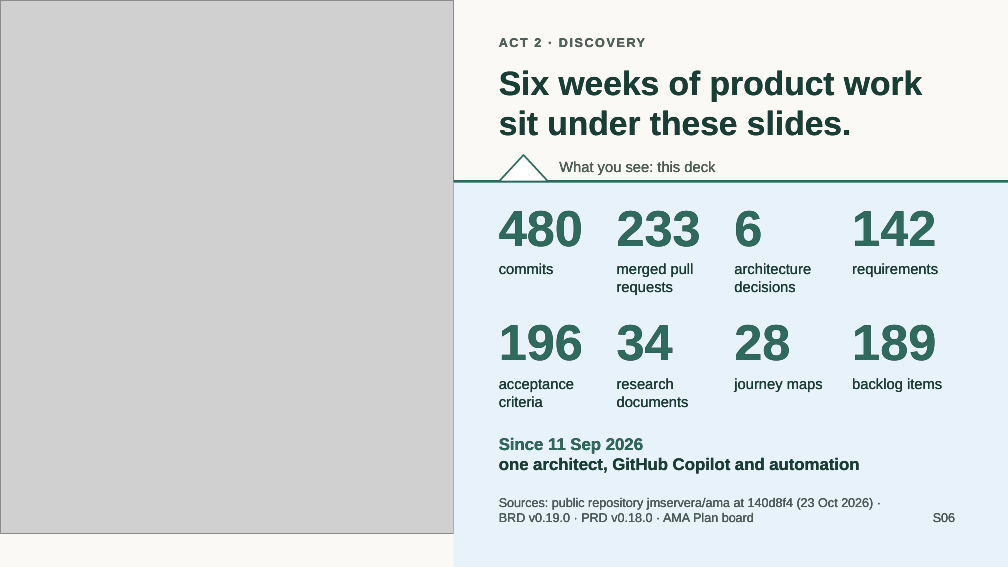
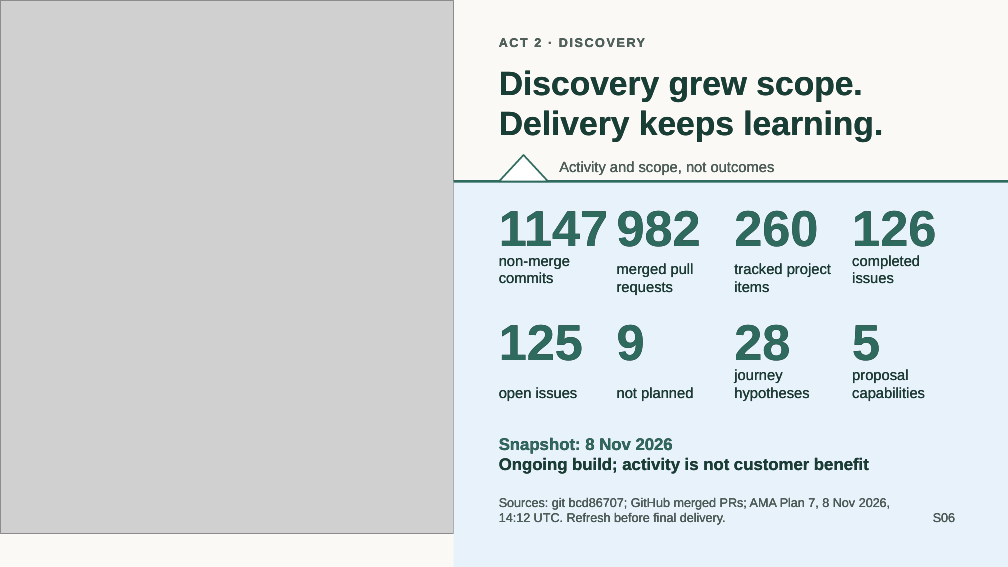
Before and after one commit to jmservera/ama, a slide deck: slide 7 of docs/capstone/deck/zava-forward-cowork-v2-draft.pptx. Drawn at 1008x567 pixels with LibreOffice and Linux fonts; fonts in the diff are those of the drawing; grey boxes stand for pictures. Boxes give left, top, right and bottom in pixels: in the first picture for what was removed or moved away, otherwise in the second. Text is boxed around its words. In the diff, an @@ line names an element or a change of style, - is before the commit and + after.

```diff
--- a/docs/capstone/deck/zava-forward-cowork-v2-draft.pptx
+++ b/docs/capstone/deck/zava-forward-cowork-v2-draft.pptx
@@ text at box(499, 70, 883, 142): text changed @@
-Six weeks of product work
-sit under these slides.
+Discovery grew scope.
+Delivery keeps learning.
@@ text at box(559, 161, 775, 175): text changed @@
-What you see: this deck
+Activity and scope, not outcomes
@@ text at box(499, 211, 608, 246): text changed @@
-480
+1147
@@ text at box(617, 210, 701, 247): text changed @@
-233
+982
@@ text at box(734, 210, 818, 247): text changed @@
-6
+260
@@ text at box(852, 210, 936, 256): text changed @@
-142
+126
@@ text at box(499, 258, 570, 284): text changed @@
-commits
+non-merge commits
@@ text at box(734, 263, 831, 293): text changed @@
-architecture decisions
+tracked project items
@@ text at box(852, 255, 920, 284): text changed @@
-requirements
+completed issues
@@ text at box(499, 324, 583, 361): text changed @@
-196
+125
@@ text at box(617, 324, 645, 361): text changed @@
-34
+9
@@ text at box(852, 325, 880, 361): text changed @@
-189
+5
@@ text at box(499, 387, 578, 401): text changed @@
-acceptance criteria
+open issues
@@ text at box(617, 387, 693, 401): text changed @@
-research documents
+not planned
@@ text at box(734, 369, 809, 401): text changed @@
-journey maps
+journey hypotheses
@@ text at box(852, 369, 925, 401): text changed @@
-backlog items
+proposal capabilities
@@ text at box(499, 437, 869, 474): text changed @@
-Since 11 Sep 2026
-one architect, GitHub Copilot and automation
+Snapshot: 8 Nov 2026
+Ongoing build; activity is not customer benefit
@@ text at box(499, 497, 890, 525): text changed @@
-Sources: public repository jmservera/ama at 140d8f4 (23 Oct 2026) · BRD v0.19.0 · PRD v0.18.0 · AMA Plan board
+Sources: git bcd86707; GitHub merged PRs; AMA Plan 7, 8 Nov 2026, 14:12 UTC. Refresh before final delivery.
```
Also in this commit, not shown: 10 other slides changed, 15 other files.
